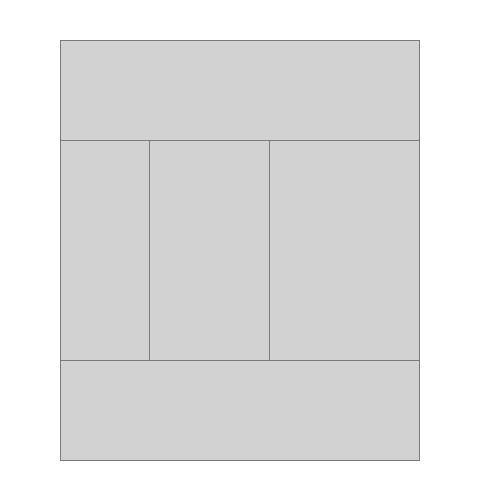
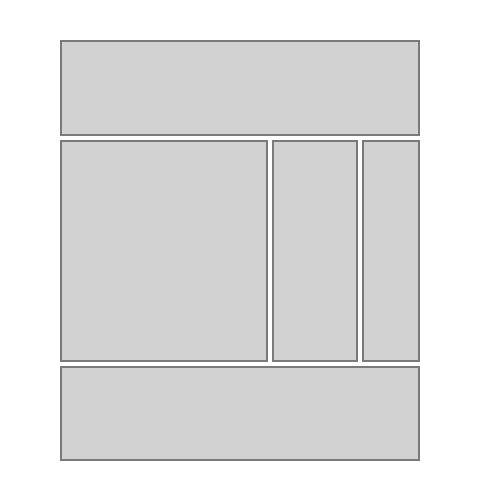
Layer changes from the first 480 × 500 image to the second:
removed layer "Vertical Line 1" over left=269, top=141, right=270, bottom=361
removed layer "Vertical Line 2" over left=149, top=142, right=150, bottom=360
added layer "Vertical Line 1 Stroke" above "Vertical Line 1 White" over left=356, top=140, right=364, bottom=362
added layer "Vertical Line 1 White" above "Vertical Line 2 Stroke" over left=358, top=140, right=362, bottom=362
added layer "Vertical Line 2 Stroke" above "Vertical Line 2 White" over left=266, top=140, right=274, bottom=362
added layer "Vertical Line 2 White" above "Horizontal Line Top" over left=268, top=140, right=272, bottom=362
renamed "Horizontal Line 1" to "Horizontal Line Top", painted on it over left=60, top=134, right=420, bottom=142
added layer "White Line Top" above "Horizontal Line Bottom" over left=60, top=135, right=420, bottom=140
renamed "Horizontal Line 2" to "Horizontal Line Bottom", painted on it over left=60, top=360, right=420, bottom=368
added layer "White Line Bottom" above "Page Outline" over left=60, top=361, right=420, bottom=366
painted on "Page Outline" over left=61, top=41, right=419, bottom=460
